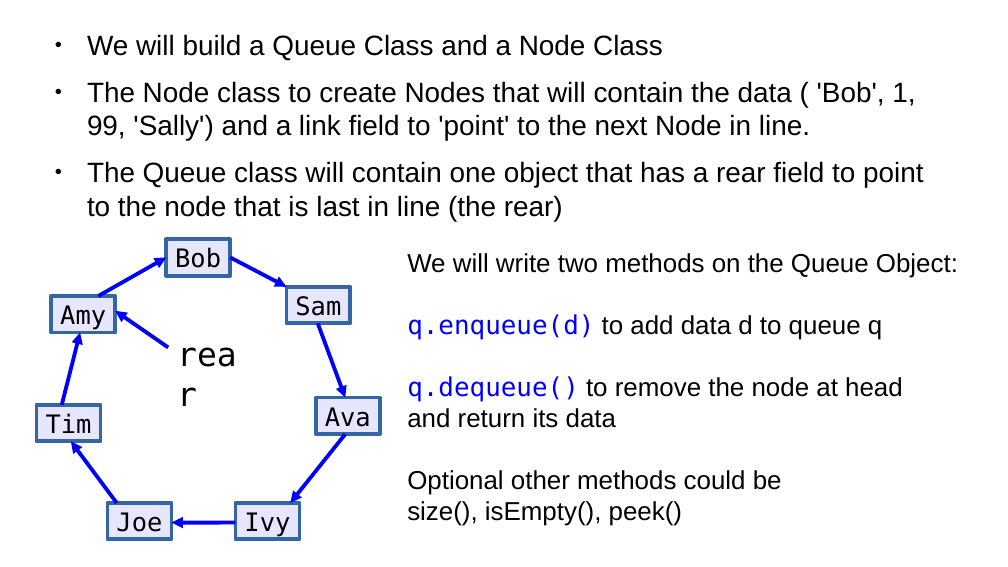
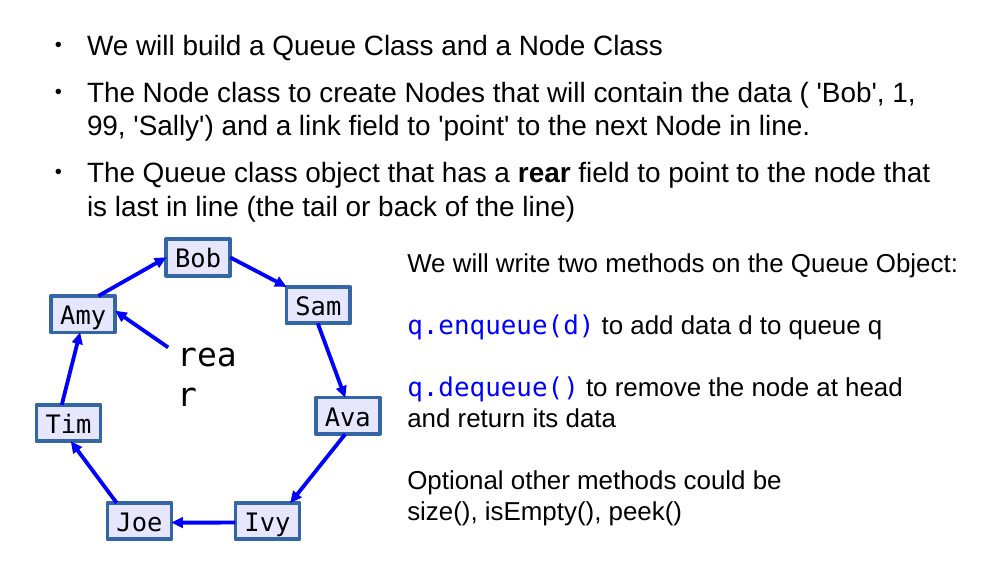
Before and after one commit to gerryjenkinslb/Ouroboros_Queue, a slide deck: slide 3 of OuroborosQueue.odp. Drawn at 1008x567 pixels with LibreOffice and Linux fonts; fonts in the diff are those of the drawing. Boxes give left, top, right and bottom in pixels: in the first picture for what was removed or moved away, otherwise in the second. Text is boxed around its words. In the diff, an @@ line names an element or a change of style, - is before the commit and + after.

```diff
--- a/OuroborosQueue.odp
+++ b/OuroborosQueue.odp
@@ text at box(87, 161, 930, 221): text changed @@
-● The Queue class will contain one object that has a rear field to point to the node that is last in line (the rear)
+● The Queue class object that has a rear field to point to the node that is last in line (the tail or back of the line)
```
Also in this commit, not shown: 2 other files.
